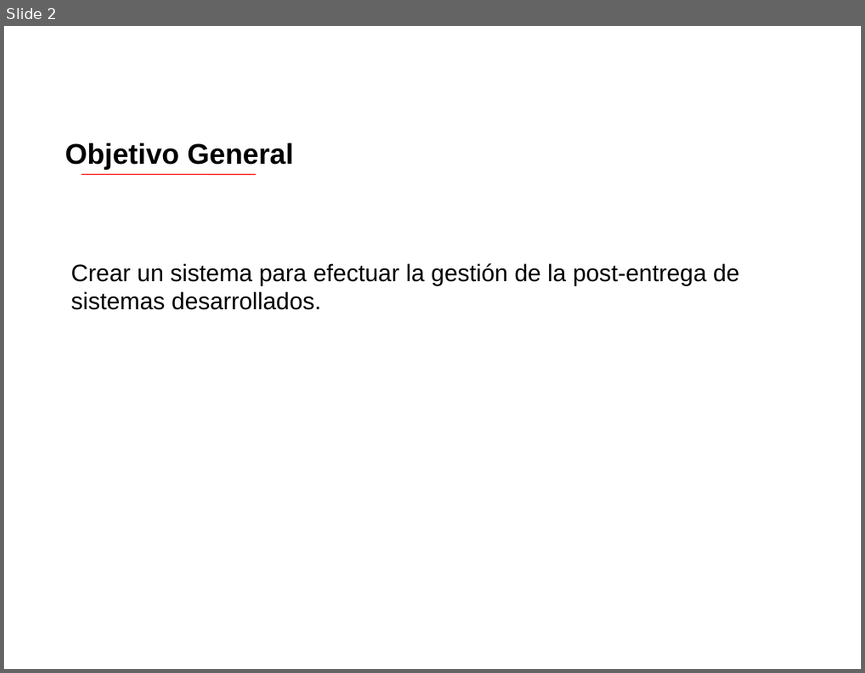
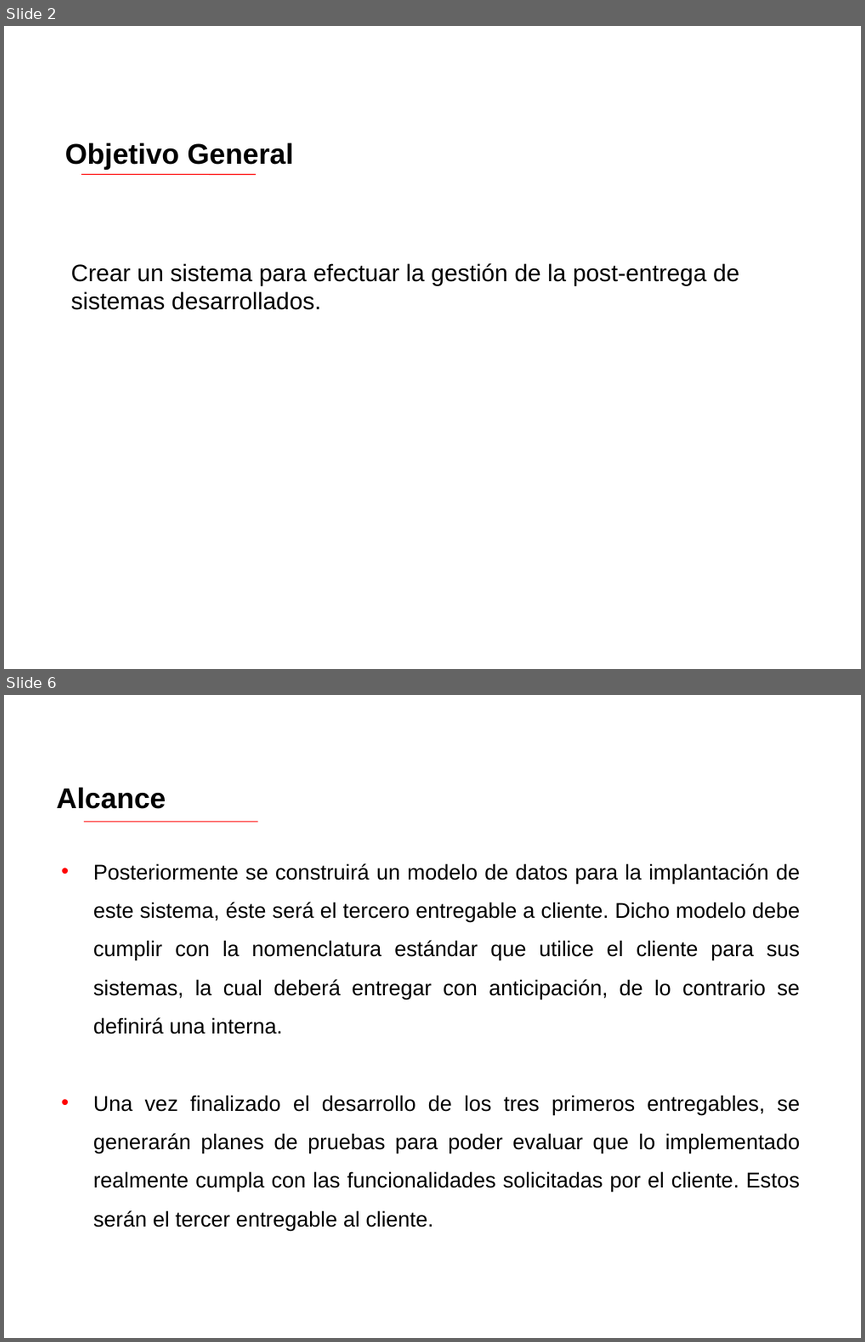
Before and after one commit to luxohcf/sgm-lazos, a slide deck: Ante-Proyecto (entrega 20130909)/Documentación/Presentación Ante-proyecto.ppt. Shown one above the other, each under a label of ours: slide 2 before the commit, slides 2 and 6 after it; the slides between them are not shown. The pictures are 865x673 and 865x1342 pixels, drawn with LibreOffice and Linux fonts; fonts in the diff are those of the drawing; background and template pictures are left out. Boxes give left, top, right and bottom in pixels: in the first picture for what was removed or moved away, otherwise in the second. Text is boxed around its words. In the diff, an @@ line names an element or a change of style, - is before the commit and + after.

```diff
--- a/Ante-Proyecto (entrega 20130909)/Documentación/Presentación Ante-proyecto.ppt
+++ b/Ante-Proyecto (entrega 20130909)/Documentación/Presentación Ante-proyecto.ppt
@@ slide 6 added at [4, 695, 861, 1338], background picture (left out) @@
@@ text added at [57, 787, 166, 809], 24 pt, text #000000, bold @@
+Alcance
@@ line added from (84, 822) to (257, 822), #FF0000 0.74 pt @@
@@ text added at [93, 863, 800, 1231], 18 pt, text #000000 @@
+• Posteriormente se construirá un modelo de datos para la implantación de este sistema, éste será el tercero entregable a cliente. Dicho modelo debe cumplir con la nomenclatura estándar que utilice el cliente para sus sistemas, la cual deberá entregar con anticipación, de lo contrario se definirá una interna.
+• Una vez finalizado el desarrollo de los tres primeros entregables, se generarán planes de pruebas para poder evaluar que lo implementado realmente cumpla con las funcionalidades solicitadas por el cliente. Estos serán el tercer entregable al cliente.
```
Also in this commit, not shown: 2 slides changed, 4 other slides added, 1 slide removed, 3 other files.
